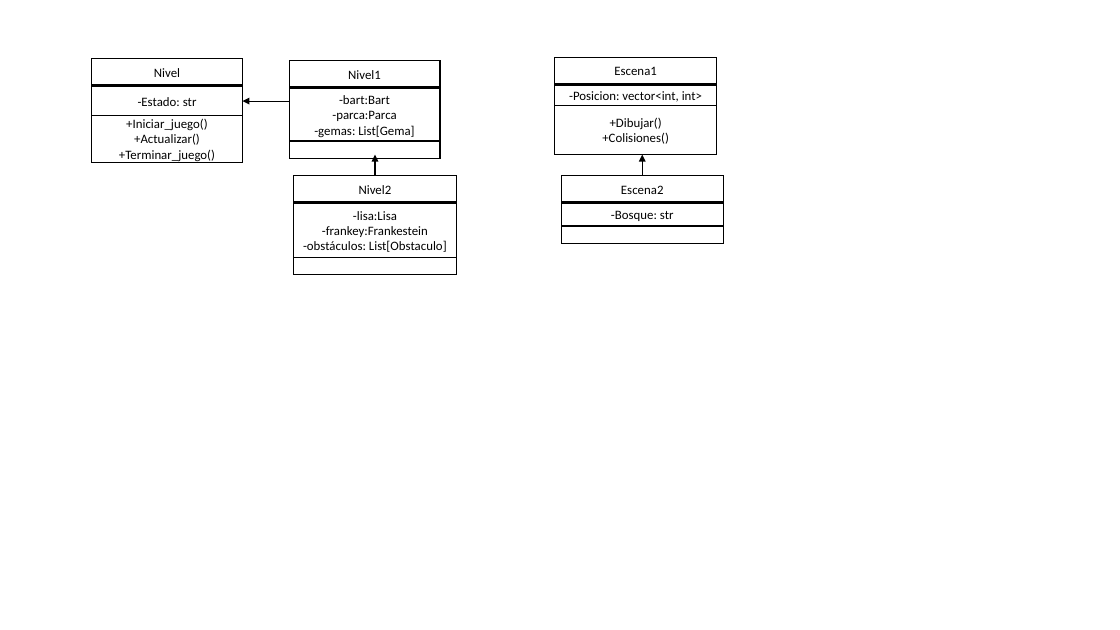
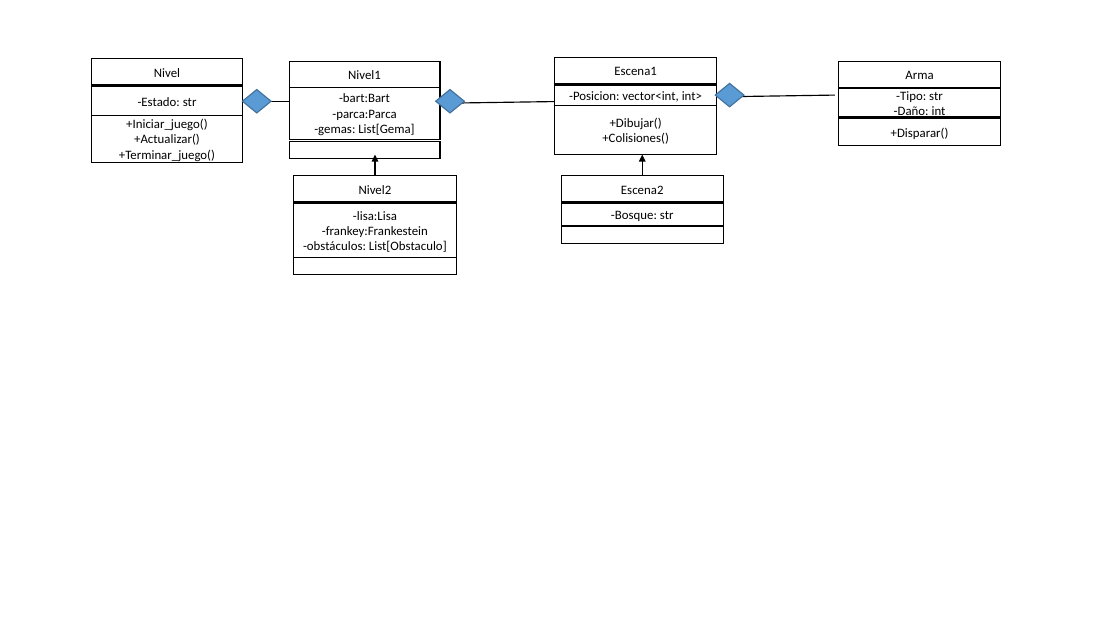
Before and after one commit to simoxvals/Proyecto-Final, a slide deck: slide 2 of DiagramaJuego.pptx. Drawn at 1120x630 pixels with LibreOffice and Linux fonts; fonts in the diff are those of the drawing. Boxes give left, top, right and bottom in pixels: in the first picture for what was removed or moved away, otherwise in the second. Text is boxed around its words. In the diff, an @@ line names an element or a change of style, - is before the commit and + after.

```diff
--- a/DiagramaJuego.pptx
+++ b/DiagramaJuego.pptx
@@ diamond added at (716, 83, 744, 107), fill #5B9BD5, outline #43739E 1 pt @@
@@ rectangle added at (839, 89, 1001, 117), fill #FFFFFF, outline #000000 1 pt, 11 pt, text #000000 @@
+-Tipo: str
+-Daño: int
@@ rectangle added at (839, 61, 1001, 87), fill #FFFFFF, outline #000000 1 pt, 11 pt, text #000000 @@
+Arma
@@ diamond added at (243, 90, 271, 113), fill #5B9BD5, outline #43739E 1 pt @@
@@ diamond added at (436, 90, 465, 113), fill #5B9BD5, outline #43739E 1 pt @@
@@ arrow added from (555, 102) to (440, 103), #000000 1 pt @@
@@ arrow added from (835, 95) to (721, 97), #000000 1 pt @@
@@ rectangle added at (839, 118, 1001, 145), fill #FFFFFF, outline #000000 1 pt, 11 pt, text #000000 @@
++Disparar()
```
Also in this commit, not shown: 1 other slide changed.
